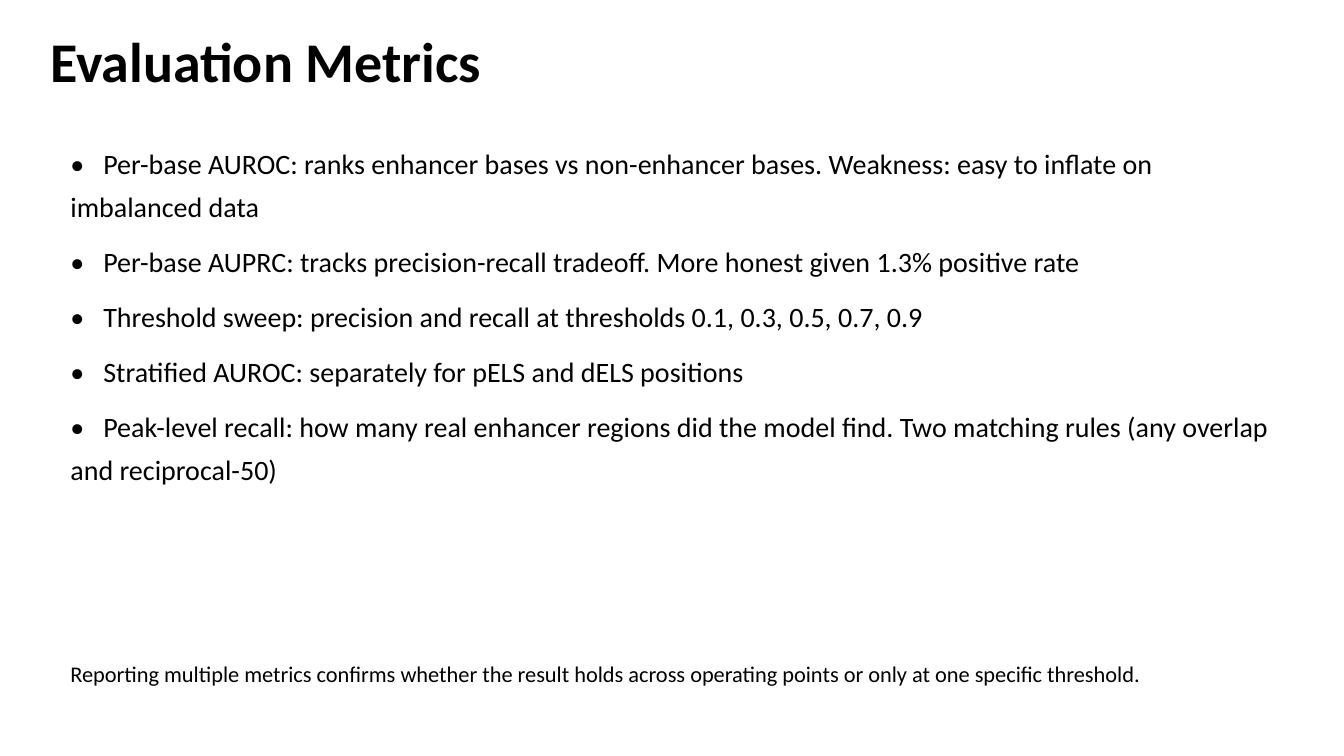
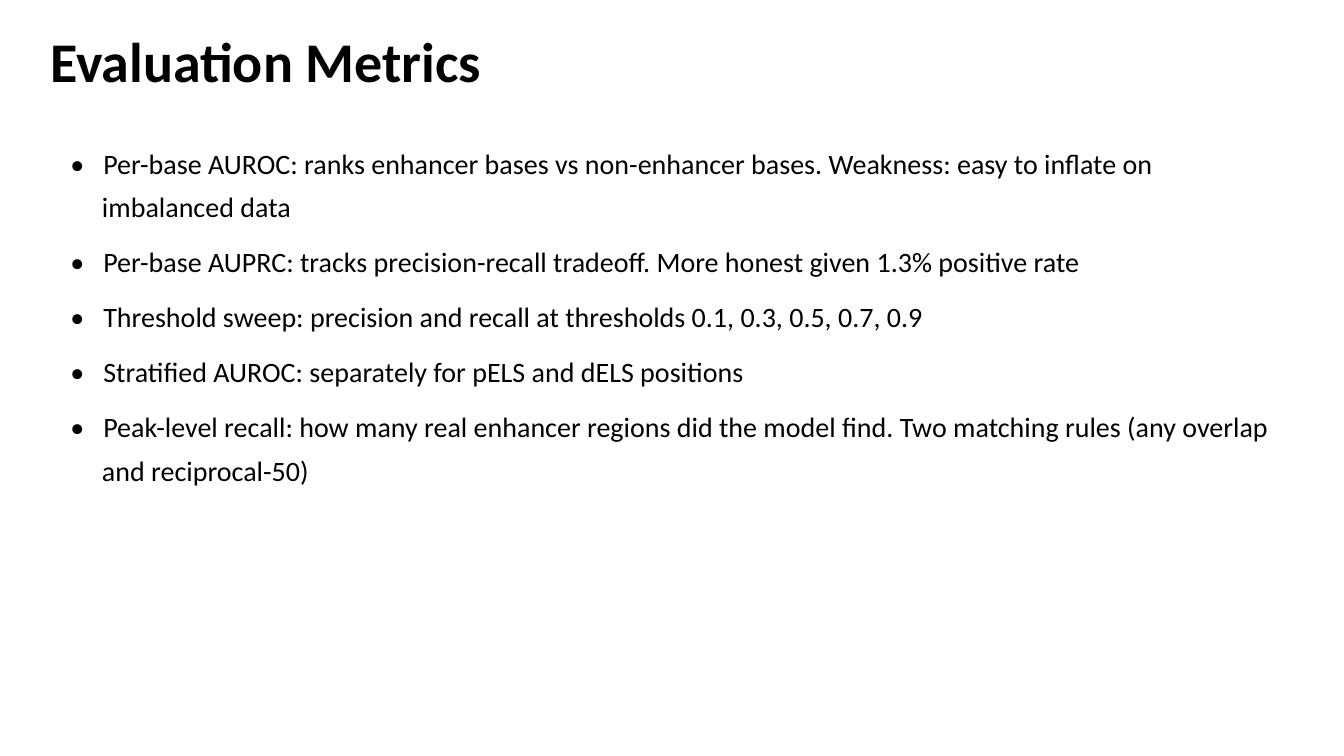
Before and after one commit to hahu1013/enhancer_prediction_k562, a slide deck: slide 6 of slides/K562_enhancer_prediction.pptx. Drawn at 1344x756 pixels with LibreOffice and Linux fonts; fonts in the diff are those of the drawing. Boxes give left, top, right and bottom in pixels: in the first picture for what was removed or moved away, otherwise in the second. Text is boxed around its words. In the diff, an @@ line names an element or a change of style, - is before the commit and + after.

```diff
--- a/slides/K562_enhancer_prediction.pptx
+++ b/slides/K562_enhancer_prediction.pptx
@@ text "• Per-base AUROC: ranks enhancer ..." rewrapped from [70, 154, 1267, 485] to [102, 154, 1267, 486] @@
@@ text removed at [70, 666, 1140, 686] @@
-Reporting multiple metrics confirms whether the result holds across operating points or only at one specific threshold.
```
Also in this commit, not shown: 10 other slides changed.
